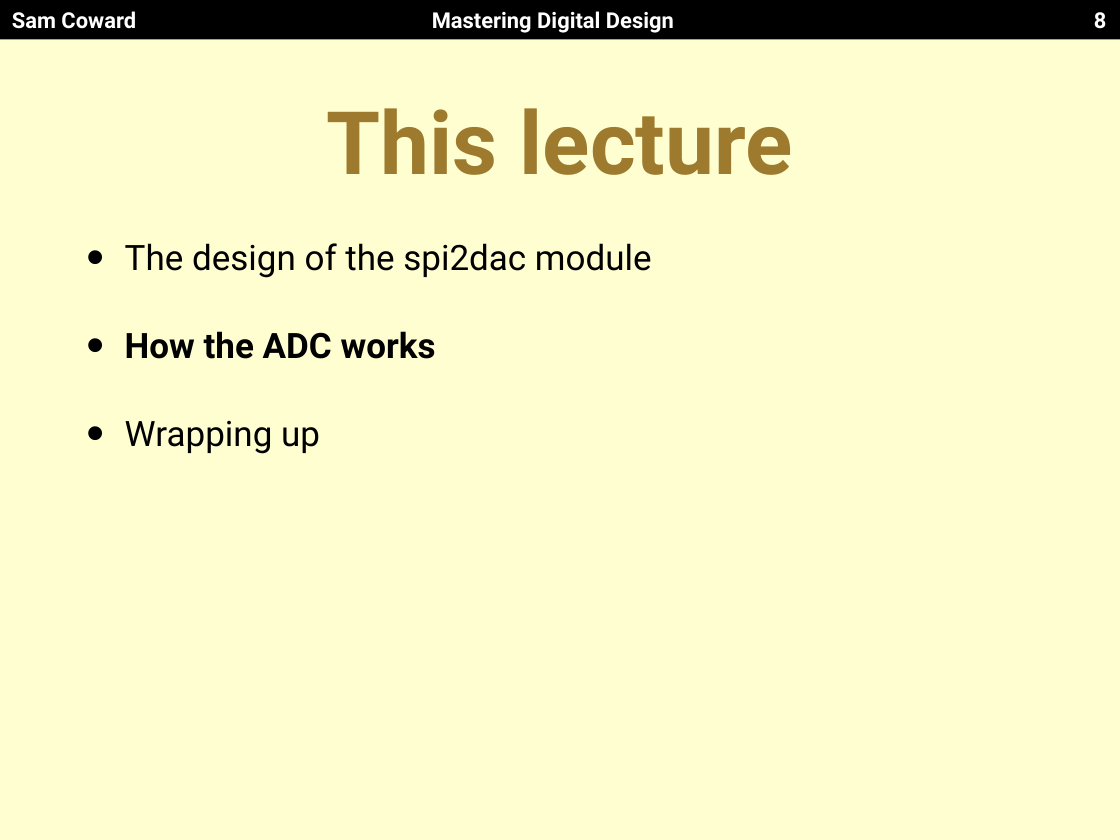
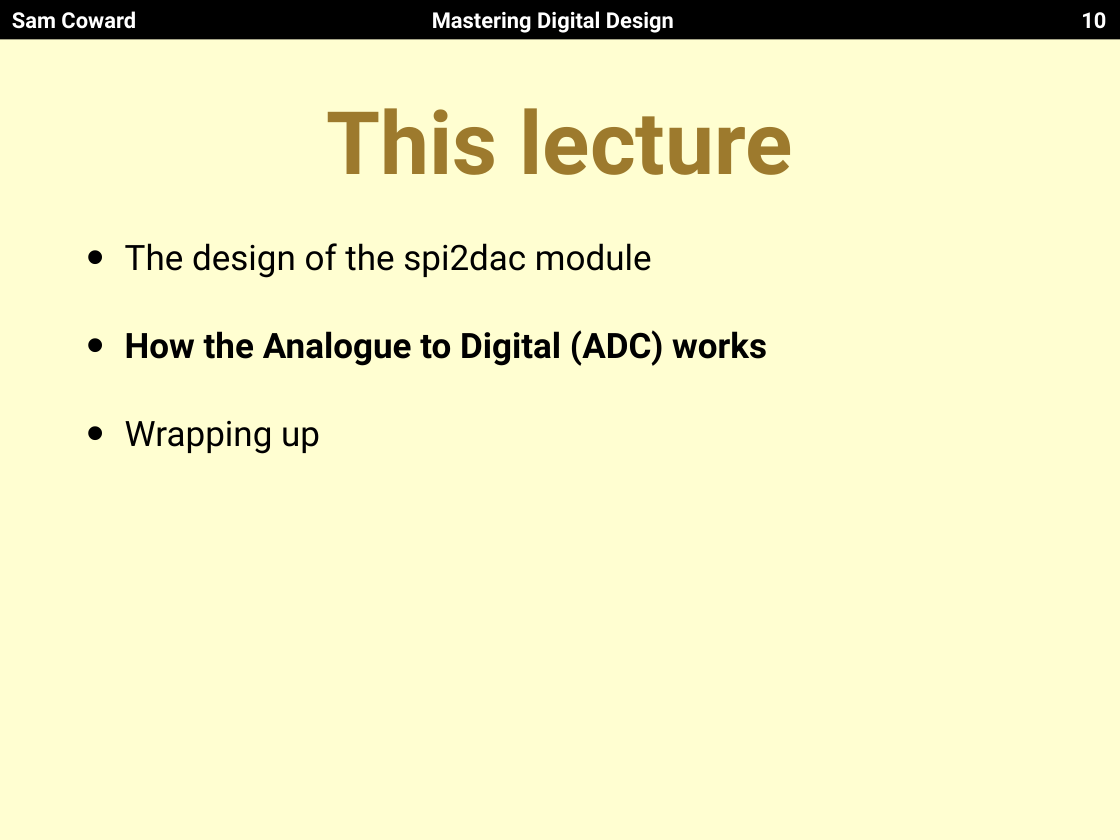
Before and after one commit to Mastering-Digital-Design/Lab-Module, a slide deck: slide 10 of lectures/lecture4.pptx (slide 8 before the commit). Drawn at 1120x840 pixels with LibreOffice and Linux fonts; fonts in the diff are those of the drawing. Boxes give left, top, right and bottom in pixels: in the first picture for what was removed or moved away, otherwise in the second. Text is boxed around its words. In the diff, an @@ line names an element or a change of style, - is before the commit and + after.

```diff
--- a/lectures/lecture4.pptx
+++ b/lectures/lecture4.pptx
@@ page number at box(1081, 12, 1106, 29): text changed @@
-8
+10
@@ text at box(125, 330, 767, 366): text changed @@
-• How the ADC works
+• How the Analogue to Digital (ADC) works
```
Also in this commit, not shown: 6 other slides changed, 10 slides added.
